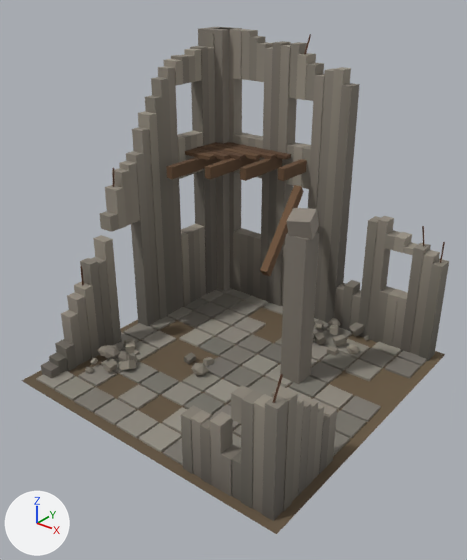
A saved change to the glTF model client/content/builtin/terrain/ruins.glb.
One viewpoint serves both versions: a 50 mm camera at (1.112, -1.426, 1.197) aimed at (0.026, -0.069, 0.356). The axes (+X, +Y, +Z) are drawn at lower left. The lights are the same throughout. The picture after the commit comes second. Vertices at exactly the same position are counted once.

The first picture shows 'ruins'.
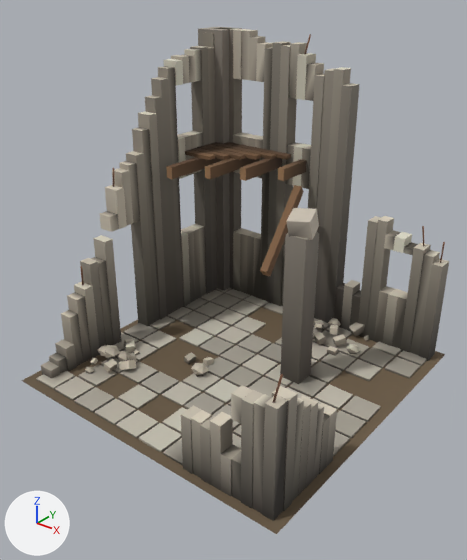
The change, as a diff of the scene's bpy script:
```diff
--- a/client/content/builtin/terrain/ruins.glb.py
+++ b/client/content/builtin/terrain/ruins.glb.py
@@ me_ruins @@
 me_ruins.from_pydata(...)  # 2024 vertices, 2922 faces; spans x -0.5..0.5, y -0.5..0.5, z 0.0..1.0
 # used by ob_ruins; location = (0.0, 0.0, 0.0)
+# me_ruins part 1: 1307 faces centred in x -0.5..0.473, y -0.475..0.5, z 0.0..1.0 are repainted in the vertex colours; the middle colour goes from grey #8c857a to grey #a7a093
+# me_ruins part 2: 1003 faces centred in x -0.477..0.473, y -0.475..0.477, z 0.001..1.0 are repainted in the vertex colours; the middle colour goes from grey #777268 to dark grey #47403b
+# me_ruins part 3: 612 faces centred in x -0.5..0.471, y -0.471..0.5, z 0.002..0.988 are repainted in the vertex colours; the middle colour goes from grey #8c867a to dark grey #514d45
 me_ruins.materials.append(mat_flagstones)
```

Boxes (x1, y1, x2, y2) around the edits, measured in the pictures (467 x 560 px):
part 1 of me_ruins, recoloured (lighter)
    both: (36, 27, 449, 514)
part 2 of me_ruins, edited (looks the same)
    both: (22, 33, 445, 534)
part 3 of me_ruins, recoloured
    both: (39, 28, 434, 500)
